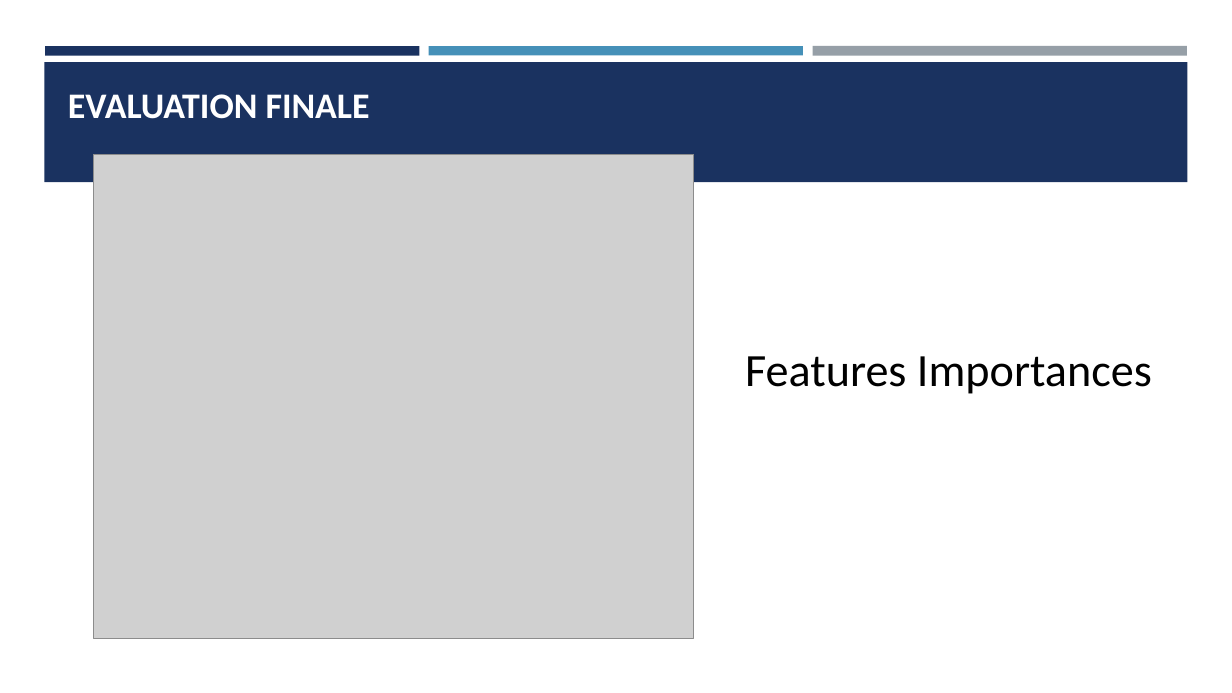
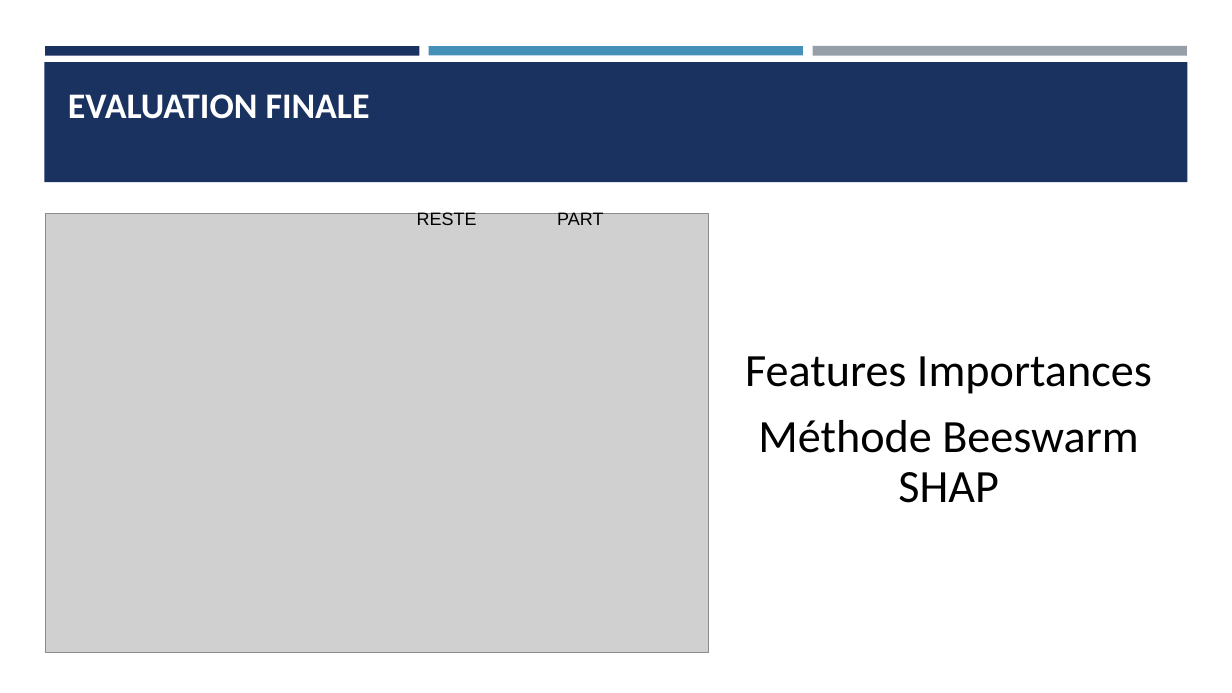
Before and after one commit to Ace4teaM/OCR-NovaTech, a slide deck: slide 41 of Presentation.pptx (slide 40 before the commit). Drawn at 1232x693 pixels with LibreOffice and Linux fonts; fonts in the diff are those of the drawing; grey boxes stand for pictures. Boxes give left, top, right and bottom in pixels: in the first picture for what was removed or moved away, otherwise in the second. Text is boxed around its words. In the diff, an @@ line names an element or a change of style, - is before the commit and + after.

```diff
--- a/Presentation.pptx
+++ b/Presentation.pptx
@@ picture: place and size @@
-picture at (94, 154, 694, 639)
+picture at (45, 213, 709, 653)
@@ text added at (417, 212, 477, 225), 14 pt, text #000000 @@
+RESTE
@@ text added at (557, 212, 603, 225), 14 pt, text #000000 @@
+PART
@@ text at (758, 420, 1138, 503): paragraph added @@
+Méthode Beeswarm SHAP
```
Also in this commit, not shown: 3 other slides changed, 5 slides added, 2 slides removed, 13 other files.
